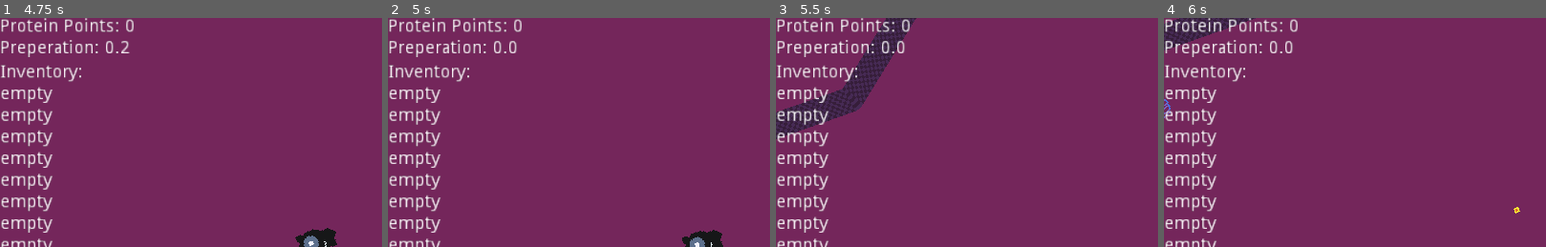
Above: before the commit, frames 1-4 (left to right).
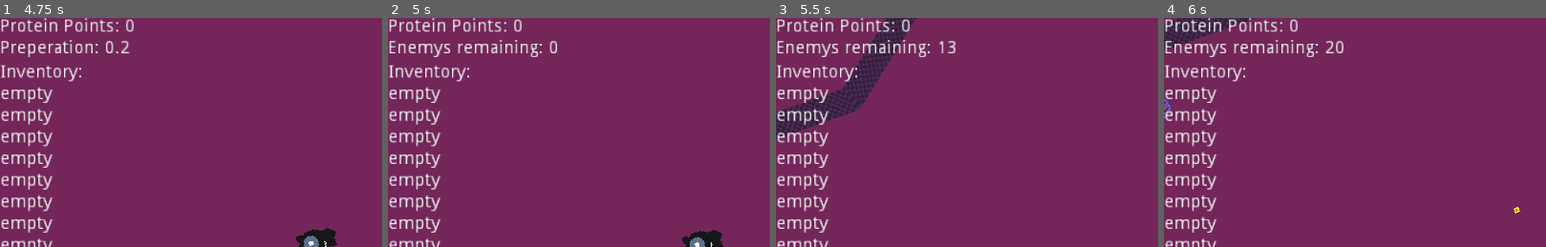
Above: after the commit, the same moments.

Repository: mrbenshef/CellDefence
Game: Godot game, scene res://World.tscn
Two runs of this game, one before a commit and one after it. Both use one fixed random seed, a clock stepped at 60 frames per second and the inputs below.
Inputs (mouse positions are % of the whole screen's width and height, from its top left):
- Up to frame 1 (4.75 s): tap Enter at 0.5 s; move the mouse to (72, 45) at 0.52 s; hold D (right) 0.53-1.28 s; tap E (interact) at 0.6, 2.1, 3.6 s; move the mouse to (30, 55) at 1.27 s; hold S (down) 1.28-2.03 s; click (30, 55) at 1.35 s; move the mouse to (60, 28) at 2.02 s; hold D (right) 2.03-2.78 s; move the mouse to (45, 70) at 2.77 s; hold W (up) 2.78-3.53 s; click (45, 70) at 2.85 s; move the mouse to (80, 65) at 3.52 s; hold A (left) from 3.53 s (still down); move the mouse to (20, 35) at 4.27 s; click (20, 35) at 4.35 s
- Up to frame 2 (5 s): keep holding A (left)
- Up to frame 3 (5.5 s): move the mouse to (55, 50) at 5.02 s; release A (left) at 5.03 s; hold S (down) from 5.03 s (still down); tap E (interact) at 5.1 s
- Up to frame 4 (6 s): move the mouse to (35, 25) at 5.77 s; release S (down) at 5.78 s; hold D (right) from 5.78 s (still down); click (35, 25) at 5.85 s
The pictures show only the part of the screen within x 0-50%, y 0-50%; the shares and areas given below are measured in that part.

Frame 1 is identical in both runs. In frame 2, 1.3% of the frame differs, in the area x 0-45%, y 9-18%; in frame 3, 1.3%; in frame 4, 1.3%, in the area x 0-47%, y 9-18%.

Commit message:
feat: display enemys remaining

Diff:
--- a/World.gd
+++ b/World.gd
@@ -29,8 +29,13 @@
 		spawn_count = 20
 		$SpawnTimer.stop()
 		$PreperationTimer.start()
+	else:
+		$HUD/StatusLabel.text = "Enemys remaining: " + str($DNAs.get_child_count())
 
+	# Disable player input when in menu
 	$Player.input_enabled = !$HUD.in_menu()
+
+	# Cheats
 	if Input.is_action_just_pressed("cheat_give_protein"):
 		update_protein(protein + 100)
 
